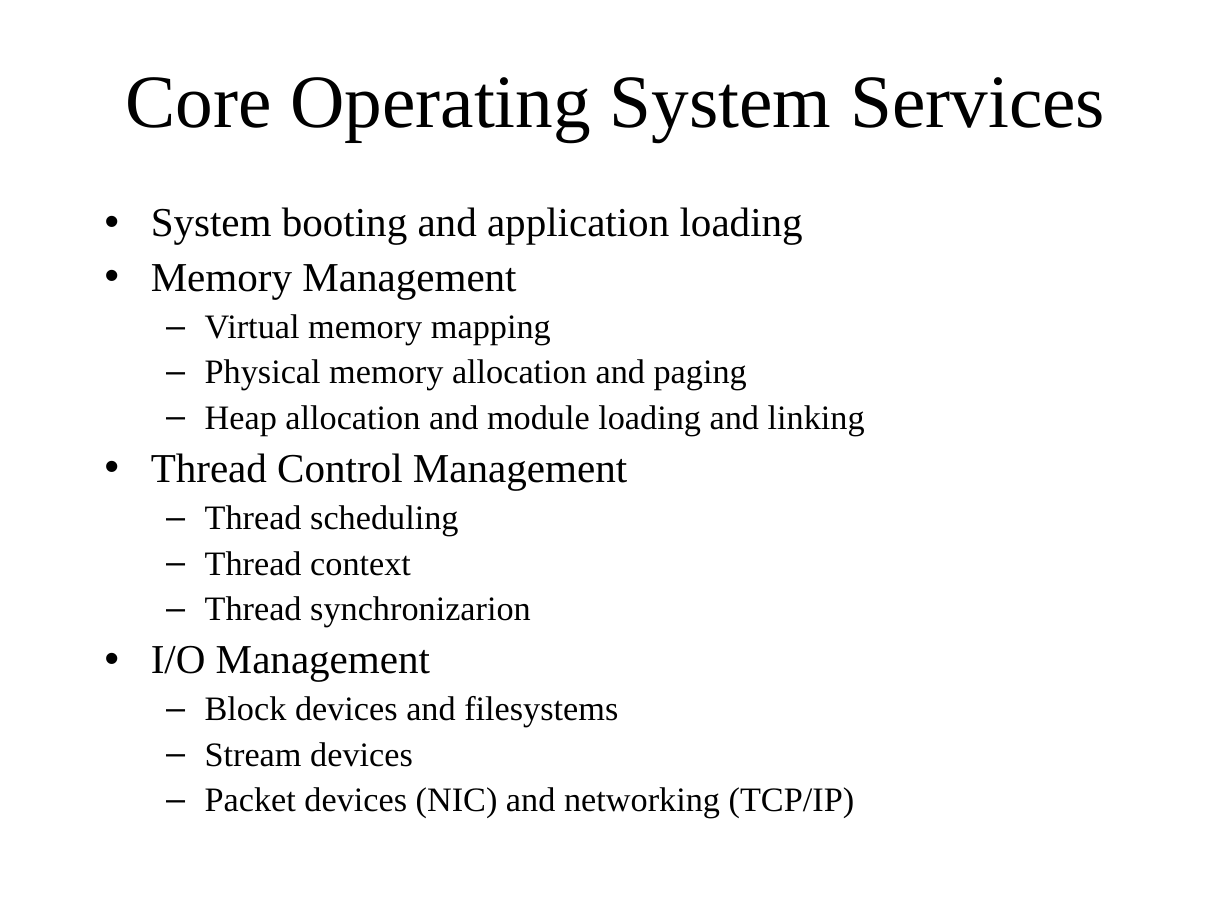
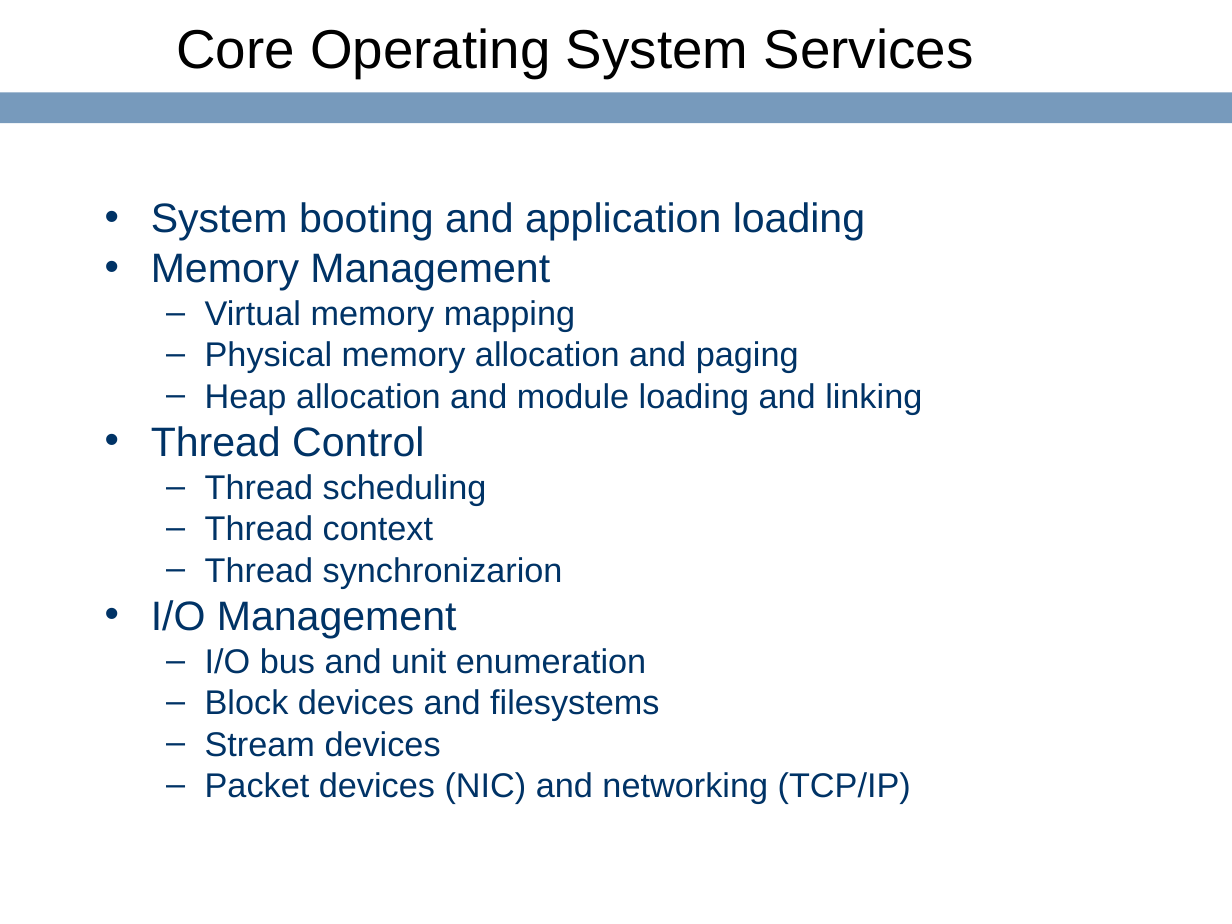
Before and after one commit to ringgaard/sanos, a slide deck: slide 5 of doc/sanostech.ppt. Drawn at 1232x924 pixels with LibreOffice and Linux fonts; fonts in the diff are those of the drawing; background and template pictures are left out. Boxes give left, top, right and bottom in pixels: in the first picture for what was removed or moved away, otherwise in the second. Text is boxed around its words. In the diff, an @@ line names an element or a change of style, - is before the commit and + after.

```diff
--- a/doc/sanostech.ppt
+++ b/doc/sanostech.ppt
@@ title "Core Operating System Services" moved from (x1=125, y1=77, x2=1105, y2=141) to (x1=176, y1=28, x2=974, y2=77) @@
@@ title "Core Operating System Services" at (x1=176, y1=28, x2=974, y2=77): size 44 to 32 pt, font Times New Roman to Arial; alignment centre to left @@
@@ rectangle added at (x1=0, y1=92, x2=1232, y2=123), fill #779ABC @@
@@ text at (x1=151, y1=202, x2=922, y2=804): font Times New Roman to Arial, text colour #000000 to #003366 in "System booting and application loading", "Memory Management", "Virtual memory mapping", "Physical memory allocation and paging" and 8 more places; line spacing 0.9 to 0.8; bullet colour #000000 to #003366 @@
@@ text at (x1=151, y1=426, x2=424, y2=457): text changed; font Times New Roman to Arial; text colour #000000 to #003366 @@
-• Thread Control Management
+• Thread Control
@@ text at (x1=205, y1=648, x2=646, y2=674): paragraph added @@
+  – I/O bus and unit enumeration
```
Also in this commit, not shown: 57 other slides changed, 1 slide added, 21 other files.
